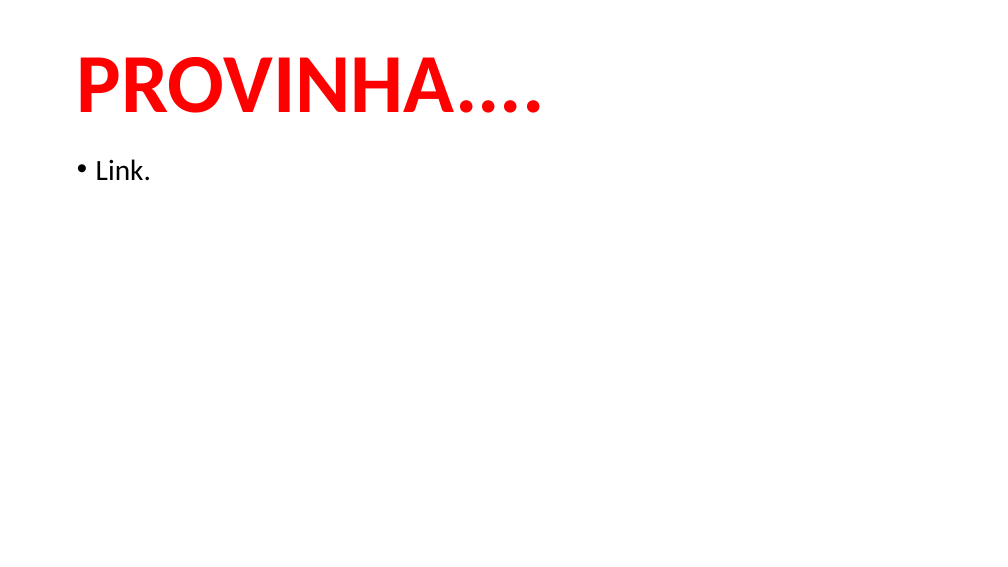
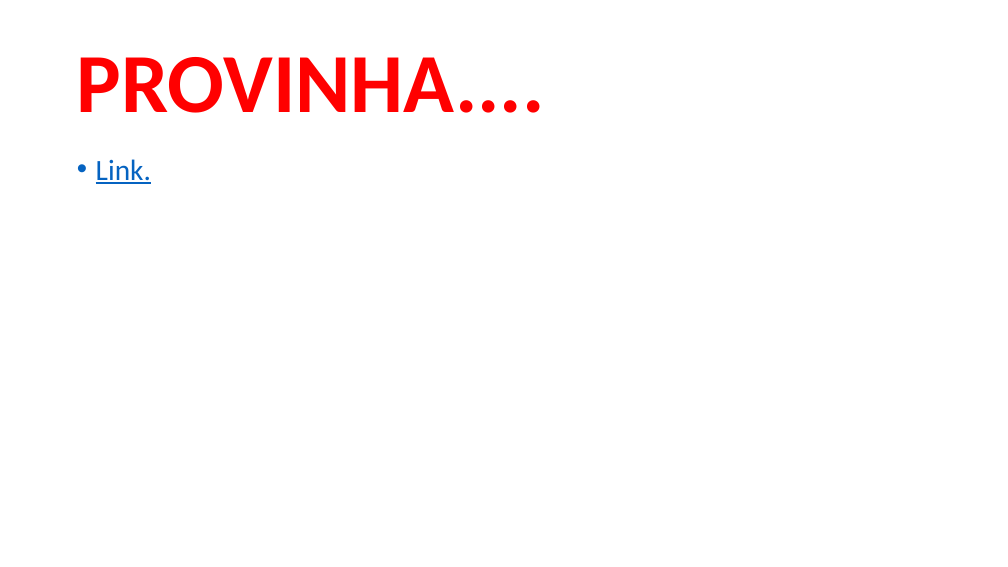
Before and after one commit to vinicius-vasconcelos/Infoeste2019, a slide deck: slide 8 of slides/Vinicius_Infoeste_2019.pptx. Drawn at 1008x567 pixels with LibreOffice and Linux fonts; fonts in the diff are those of the drawing. Boxes give left, top, right and bottom in pixels: in the first picture for what was removed or moved away, otherwise in the second. Text is boxed around its words. In the diff, an @@ line names an element or a change of style, - is before the commit and + after.

Commit message:
finalizando exemplos e slides

```diff
--- a/slides/Vinicius_Infoeste_2019.pptx
+++ b/slides/Vinicius_Infoeste_2019.pptx
@@ text "Link." at (96, 159, 151, 184): text colour #000000 to #0563C1, underline on @@
```
Also in this commit, not shown: 1 other file.
